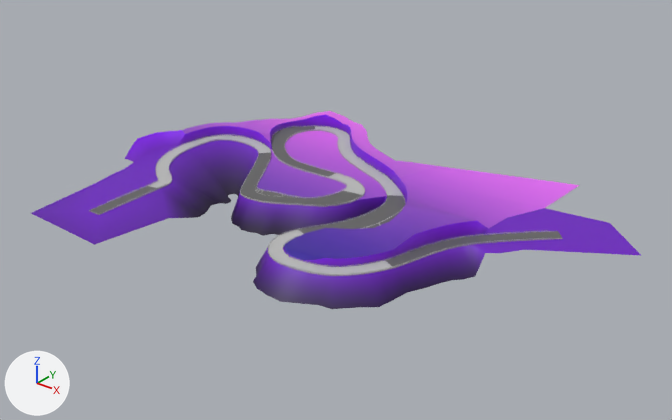
Renders of the FBX model Assets/Models/Race/test/Beach_1.fbx from each side of a commit.
Both versions are drawn from a 50 mm lens placed at (5.01, -3.55, 2.95), pointed at (1.19, 1.24, -0.02). Arrows for +X, +Y and +Z are at lower left; the lights stay in place. Where no turn or scale is listed for an object, it has been applied to the vertices.

Script lines for the objects in view, before the commit:
```python
me_mesh = bpy.data.meshes.new('Mesh')
me_mesh.from_pydata(...)  # 1265 vertices, 1008 faces; spans x -1.64..1.64, y -1.2..1.2, z 0.0
# faces by material slot: [236, 268, 504]
me_mesh.materials.append(mat_road_asphalt)  # dark grey #626262
me_mesh.materials.append(mat_road_asphalt2)  # grey #bcbcbc
me_mesh.materials.append(mat_yellow)  # grey #bcbcbc
me_mesh_001 = bpy.data.meshes.new('Mesh.001')
me_mesh_001.from_pydata(...)  # 539 vertices, 348 faces; spans x -1.87..2.16, y -1.47..1.35, z -0.21..0.12
me_mesh_001.materials.append(mat_background)  # picture img_color_gradient_png
# before: 60 (1.15, 0.0, 0.0) at pixel (459, 246), 125 (1.16, 0.2, 0.0) at pixel (476, 236), 165 (1.19, 0.06, 0.0) at pixel (469, 245), 166 (1.25, 0.3, 0.0) at pixel (493, 234), 374 (1.31, -0.04, -0.16) at pixel (475, 276)
# before: 375 (1.33, 0.03, 0.0) at pixel (485, 252), 498 (1.15, 0.21, 0.12) at pixel (476, 220), 499 (1.17, 0.36, 0.0) at pixel (488, 228)
me_mesh_002 = bpy.data.meshes.new('Mesh.002')
me_mesh_002.from_pydata(...)  # 508 vertices, 380 faces; spans x -1.64..1.64, y -1.2..1.2, z -0.01..0.01
me_mesh_002.materials.append(mat_background)  # picture img_color_gradient_png
ob_ground = bpy.data.objects.new('ground', me_mesh_001)
ob_ground.location = (1.054, 1.285, 0.0)
ob_road = bpy.data.objects.new('road', me_mesh)
ob_road.location = (1.054, 1.284, 0.006)
ob_road_base = bpy.data.objects.new('road_base', me_mesh_002)
ob_road_base.location = (1.054, 1.285, -0.003)
# also in view: 'bumper' at (1.03, 1.37, 0.01)
```
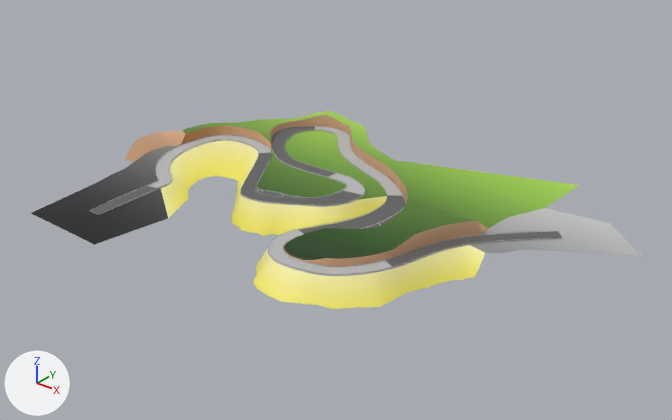
The change, as a diff of the scene's bpy script:
```diff
--- a/Assets/Models/Race/test/Beach_1.fbx.py
+++ b/Assets/Models/Race/test/Beach_1.fbx.py
@@ me_mesh_001 @@
 # used by ob_ground; location = (1.054, 1.285, 0.0)
 # verts and faces of me_mesh_001; kept vertices keep their numbers, new ones are numbered from 539
-me_mesh_001.from_pydata(...)  # 539 vertices, 348 faces; spans x -1.87..2.16, y -1.47..1.35, z -0.21..0.12
+me_mesh_001.from_pydata(...)  # 517 vertices, 344 faces; spans x -1.87..2.16, y -1.47..1.35, z -0.21..0.12
+# me_mesh_001 part 1
+# 39 vertices are removed from x -1.7..-0.83, y -0.46..0.45, z -0.19..0.0
+# 30 faces are deleted
+# 3 vertices in x -0.83..-0.78, y -0.14..-0.08, z -0.19 move by (0.0, 0.0, 0.13)
+# 5 vertices move from x -0.91..-0.84, y -0.52..-0.04, z -0.19 to x -1.08..-0.93, y -0.52..0.47, z -0.06..-0.01
+# 17 vertices are added at x -1.65..-0.87, y -0.43..0.52, z -0.06..0.0
+# 24 new faces join them
+# me_mesh_001 part 2
+delete_faces([(60, 374, 375, 165), (125, 166, 499, 498)])
+faces += [(165, 374, 375), (125, 166, 499), (125, 499, 498), (60, 374, 165)]
+# me_mesh_001 part 3: 316 kept faces spanning x -1.87..2.16, y -1.47..1.35, z -0.21..0.12 get new texture (UV) coordinates
 me_mesh_001.materials.append(mat_background)
```

Location of each change, [x1, y1, x2, y2] in pixels of the pictures (672 x 420 px; the box of a moved part takes in the faces that stretch with it):
part 1 of me_mesh_001, moved or reshaped
    both: [157, 130, 258, 218]
part 2 of me_mesh_001, built on
    both: [459, 221, 492, 276]
part 3 of me_mesh_001, surface changed
    both: [31, 111, 642, 309]
